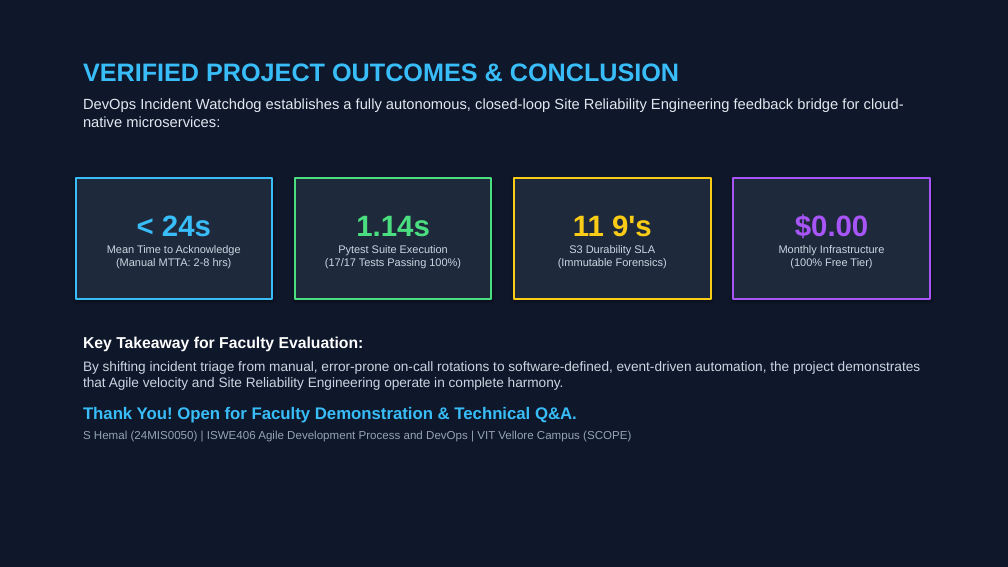
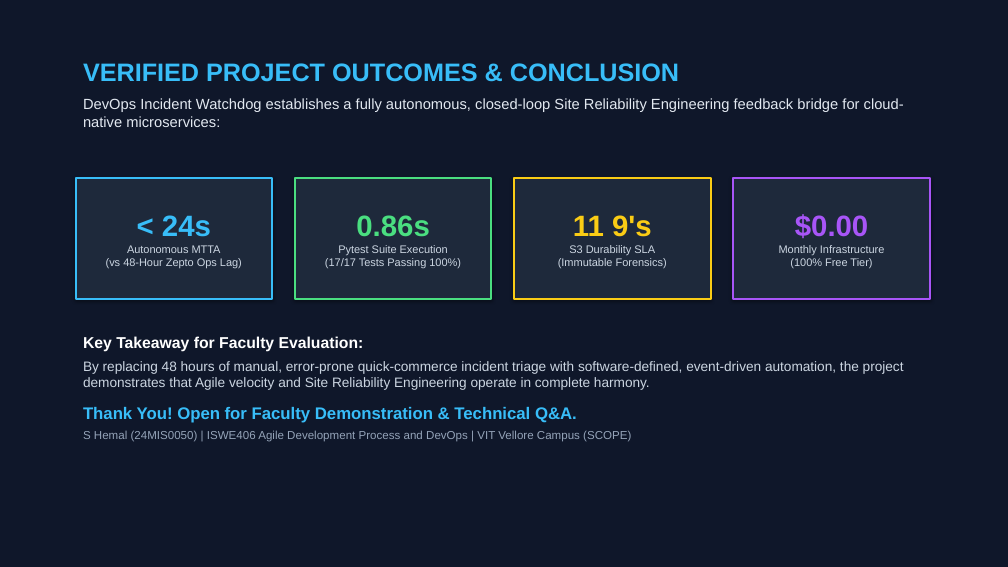
Before and after one commit to hemalexe/devopss-incident-watchdog, a slide deck: slide 17 of FlashMart_Incident_Watchdog_Application_Guide.pptx (slide 16 before the commit). Drawn at 1008x567 pixels with LibreOffice and Linux fonts; fonts in the diff are those of the drawing. Boxes give left, top, right and bottom in pixels: in the first picture for what was removed or moved away, otherwise in the second. Text is boxed around its words. In the diff, an @@ line names an element or a change of style, - is before the commit and + after.

Commit message:
feat(presentation): add real-world Zepto OnePlus 35k flash sale case study slide with proof graphic

```diff
--- a/FlashMart_Incident_Watchdog_Application_Guide.pptx
+++ b/FlashMart_Incident_Watchdog_Application_Guide.pptx
@@ text in rectangle at box(356, 215, 429, 237): text changed @@
-1.14s
+0.86s
@@ text in rectangle at box(106, 245, 242, 269): text changed @@
-Mean Time to Acknowledge
-(Manual MTTA: 2-8 hrs)
+Autonomous MTTA
+(vs 48-Hour Zepto Ops Lag)
@@ text at box(83, 361, 904, 390): text changed @@
-By shifting incident triage from manual, error-prone on-call rotations to software-defined, event-driven automation, the project demonstrates that Agile velocity and Site Reliability Engineering operate in complete harmony.
+By replacing 48 hours of manual, error-prone quick-commerce incident triage with software-defined, event-driven automation, the project demonstrates that Agile velocity and Site Reliability Engineering operate in complete harmony.
```
Also in this commit, not shown: 2 other slides changed, 1 slide added, 4 other files.
